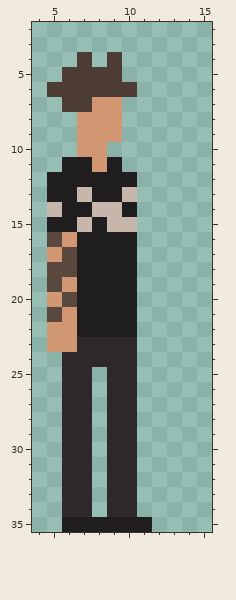
Pixel-art sprite, stored at public/assets/npcRobert.png. The picture above is the old version.
The file is 19x36 pixels. Shown: x 4..15, y 2..35. The old version is drawn lined up with the new one.
And afterwards:
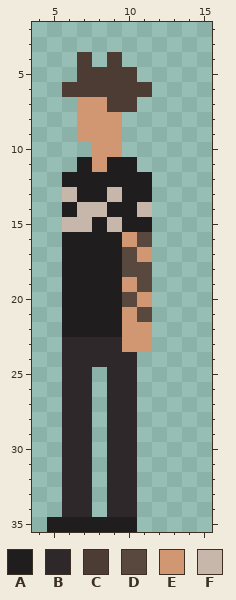
Palette (. is transparent): A #1f1d1e  B #2e282b  C #4d3c33  D #59483e  E #d19773  F #c7b7ab
From old to new:
whole drawing moved by -2,+0 (the old picture is shown already moved)
The author put colour A in row 11 at x 10; in rows 12 to 13 at x 11; in row 15 at x 11; in row 35 at x 5.
Colour D becomes colour A in rows 17 to 18 at x 6; in row 20 at x 6.
Colour E becomes colour A in row 16 at x 6; in row 19 at x 6; in rows 21 to 22 at x 6.
Colour F becomes colour A in row 13 at x 7 and 10; in row 14 at x 9; in row 15 at x 10.
Colour E becomes colour B in row 23 at x 6.
The author put colour C in row 5 at x 10; in row 6 at x 11; in row 7 at x 10.
Colour E becomes colour C in row 7 at x 9.
The author put colour D in row 16 at x 11; in rows 18 to 19 at x 11; in row 21 at x 11.
Colour A becomes colour D in rows 17 to 18 at x 10; in row 20 at x 10.
The author put colour E in row 10 at x 9; in row 17 at x 11; in row 20 at x 11; in rows 22 to 23 at x 11.
Colour A becomes colour E in row 16 at x 10; in row 19 at x 10; in rows 21 to 22 at x 10.
Colour B becomes colour E in row 23 at x 10.
Colour C becomes colour E in row 7 at x 7.
The author put colour F in row 14 at x 11.
Colour A becomes colour F in row 13 at x 6 and 9; in row 14 at x 7; in row 15 at x 6.
Colour A is gone in row 11 at x 6; in rows 12 to 13 at x 5; in row 15 at x 5; in row 35 at x 11.
Colour C is gone in row 5 at x 6; in row 6 at x 5; in row 7 at x 6.
Colour D is gone in row 16 at x 5; in rows 18 to 19 at x 5; in row 21 at x 5.
Colour E is gone in row 10 at x 7; in row 17 at x 5; in row 20 at x 5; in rows 22 to 23 at x 5.
Colour F is gone in row 14 at x 5.
Where, in picture pixels (left, top, right, bottom), the same in both pictures:
changed: (47, 67, 152, 352)
added: (47, 517, 62, 532)
erased: (137, 517, 152, 532)
